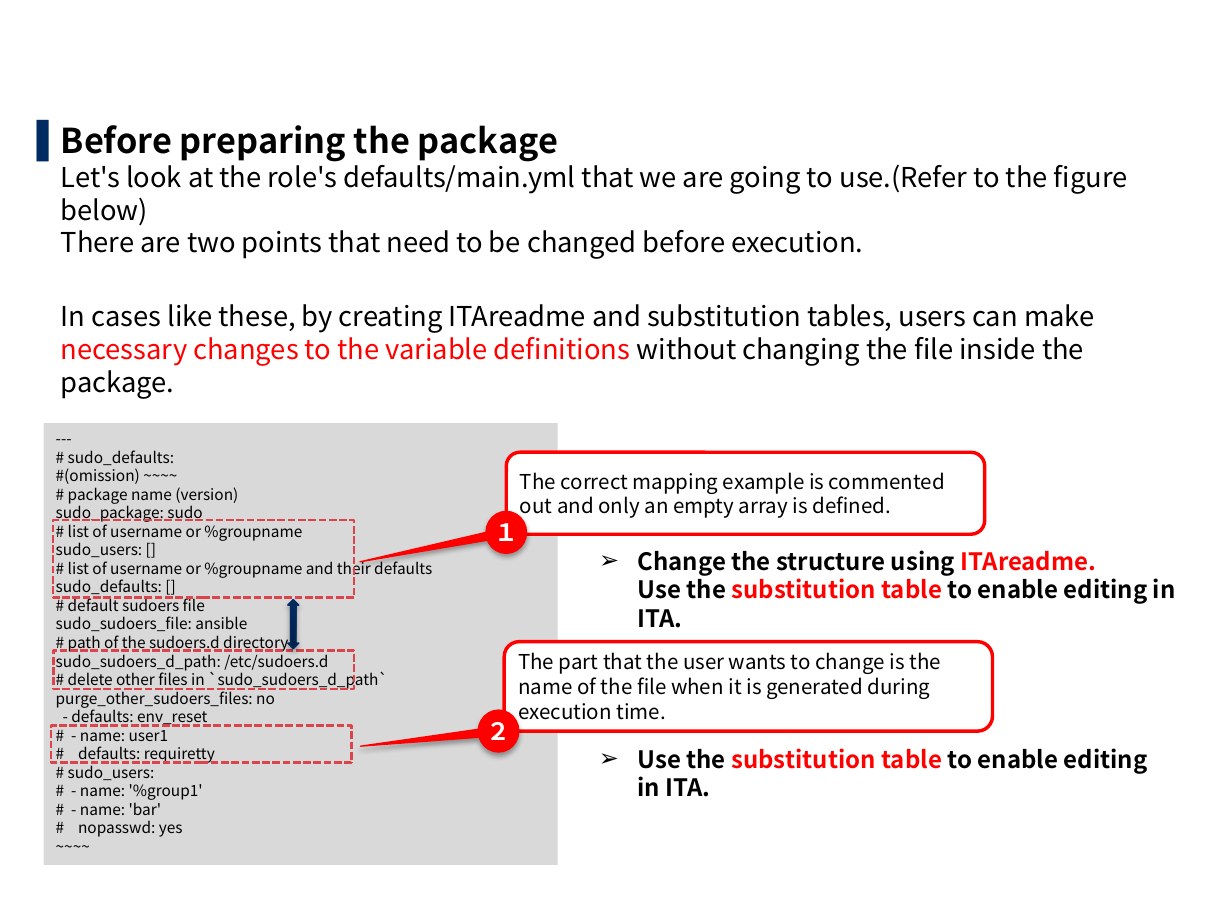
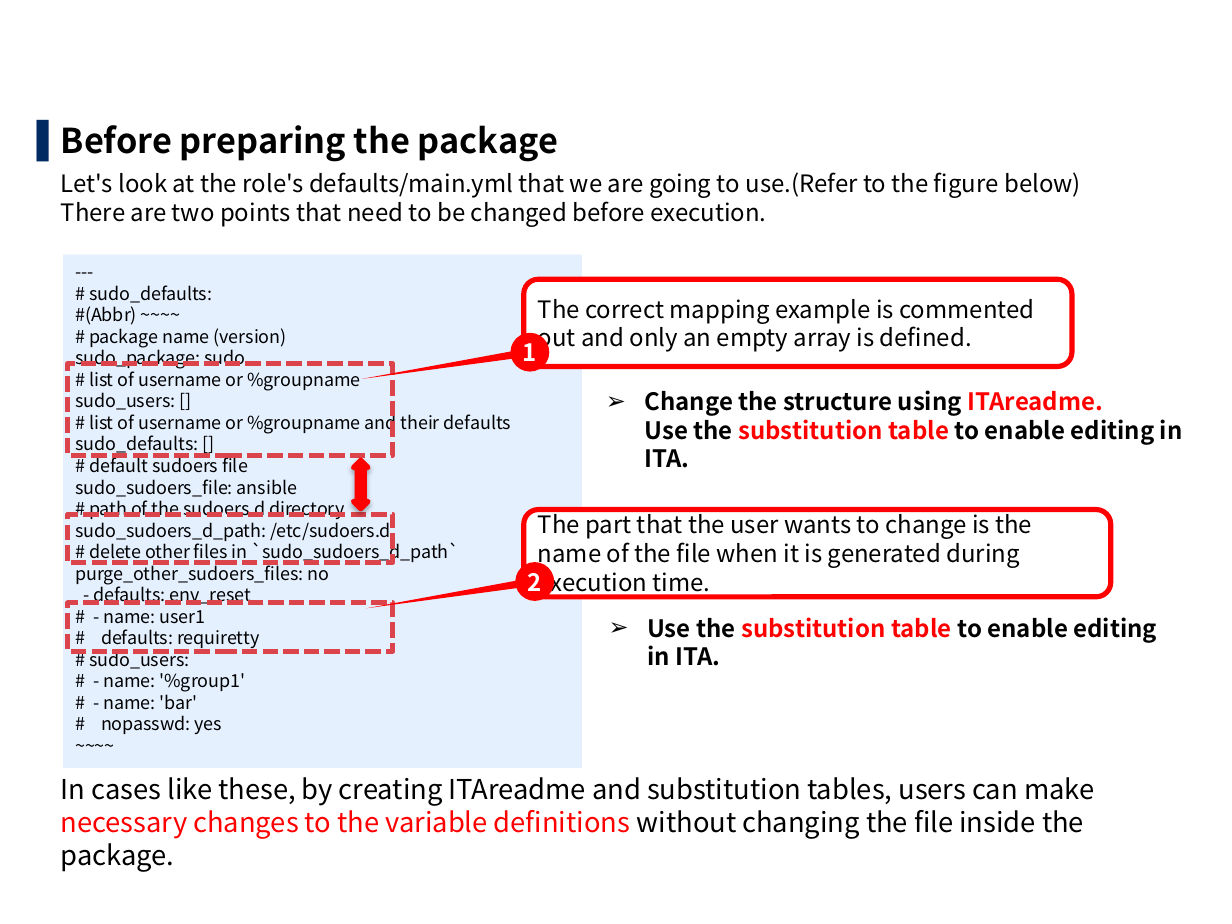
Before and after one commit to exastro-suite/it-automation-docs, a slide deck: slide 30 of asset/Learn/ITA-Ansible-Driver_en_practice.pptx (slide 29 before the commit). Drawn at 1232x924 pixels with LibreOffice and Linux fonts; fonts in the diff are those of the drawing; background and template pictures are left out. Boxes give left, top, right and bottom in pixels: in the first picture for what was removed or moved away, otherwise in the second. Text is boxed around its words. In the diff, an @@ line names an element or a change of style, - is before the commit and + after.

```diff
--- a/asset/Learn/ITA-Ansible-Driver_en_practice.pptx
+++ b/asset/Learn/ITA-Ansible-Driver_en_practice.pptx
@@ text at (61,125,1094,872): text changed @@
-▌ Before preparing the package
-  Let's look at the role's defaults/main.yml that we are going to use.(Refer to the figure below)
-  There are two points that need to be changed before execution.
-  In cases like these, by creating ITAreadme and substitution tables, users can make necessary changes to the variable definitions without changing the file inside the package.
+▌ Before preparing the package
+  Let's look at the role's defaults/main.yml that we are going to use.(Refer to the figure below)
+  There are two points that need to be changed before execution.
+  In cases like these, by creating ITAreadme and substitution tables, users can make necessary changes to the variable definitions without changing the file inside the package.
@@ rectangle "---": place and size @@
-rectangle "---" at (43,423,557,864)
+rectangle "---" at (63,255,582,769)
@@ rectangle "---" at (63,255,582,769): fill #D9D9D9 to #E5F0FF @@
@@ text in rectangle at (75,285,511,734): size 9 to 10.5 pt @@
@@ rounded rectangle "The correct mapping example is ..." at (524,280,1072,367): size 12 to 14 pt; outline #FF0000 2 pt to #FF0000 3 pt @@
@@ rounded rectangle "The correct mapping example is ...": place and size @@
-rounded rectangle "The correct mapping example is ..." at (506,452,984,535)
+rounded rectangle "The correct mapping example is ..." at (524,280,1072,367)
@@ text in rectangle at (75,306,137,325): text changed; size 9 to 10.5 pt @@
-#(omission) ~~~~
+#(Abbr) ~~~~
@@ speech bubble "1" at (510,333,548,371): outline #FF0000 0.75 pt to none; shadow off; proportions changed @@
@@ speech bubble "1": place and size @@
-speech bubble "1" at (485,511,526,553)
+speech bubble "1" at (510,333,548,371)
@@ text in speech bubble at (523,343,537,361): text changed @@
-１
+1
@@ rectangle added at (68,363,393,456), outline #DC444C 3 pt dashed @@
@@ text "Change the structure using ITAreadme. ...": place and size @@
-text "Change the structure using ITAreadme. ..." at (638,550,1176,628)
+text "Change the structure using ITAreadme. ..." at (644,390,1183,468)
@@ up down arrow added at (354,461,368,509), fill #FF0000, outline #FF0000 3 pt @@
@@ rounded rectangle "The part that the user ...": place and size @@
-rounded rectangle "The part that the user ..." at (504,642,992,732)
+rounded rectangle "The part that the user ..." at (524,510,1110,598)
@@ rounded rectangle "The part that the user ..." at (524,510,1110,598): size 12 to 14 pt; outline #FF0000 2 pt to #FF0000 3 pt @@
@@ rectangle at (68,514,393,562): outline #DC444C 1.5 pt dashed to #DC444C 3 pt dashed; mirrored; rotation 0 to 180 degrees @@
@@ speech bubble "2": place and size @@
-speech bubble "2" at (478,710,519,752)
+speech bubble "2" at (515,562,553,600)
@@ speech bubble "2" at (515,562,553,600): outline #FF0000 0.75 pt to none; shadow off; proportions changed @@
@@ text in speech bubble at (528,573,542,591): text changed @@
-２
+2
@@ rectangle: place and size @@
-rectangle at (53,650,354,689)
+rectangle at (68,602,393,650)
@@ rectangle at (68,602,393,650): outline #DC444C 1.5 pt dashed to #DC444C 3 pt dashed @@
@@ up down arrow removed at (288,600,299,649) @@
@@ text "Use the substitution table to ...": place and size @@
-text "Use the substitution table to ..." at (637,748,1148,797)
+text "Use the substitution table to ..." at (647,617,1157,666)
@@ rectangle removed at (51,726,351,763) @@
```
Also in this commit, not shown: 61 other slides changed, 3 slides added, 7 other files.
